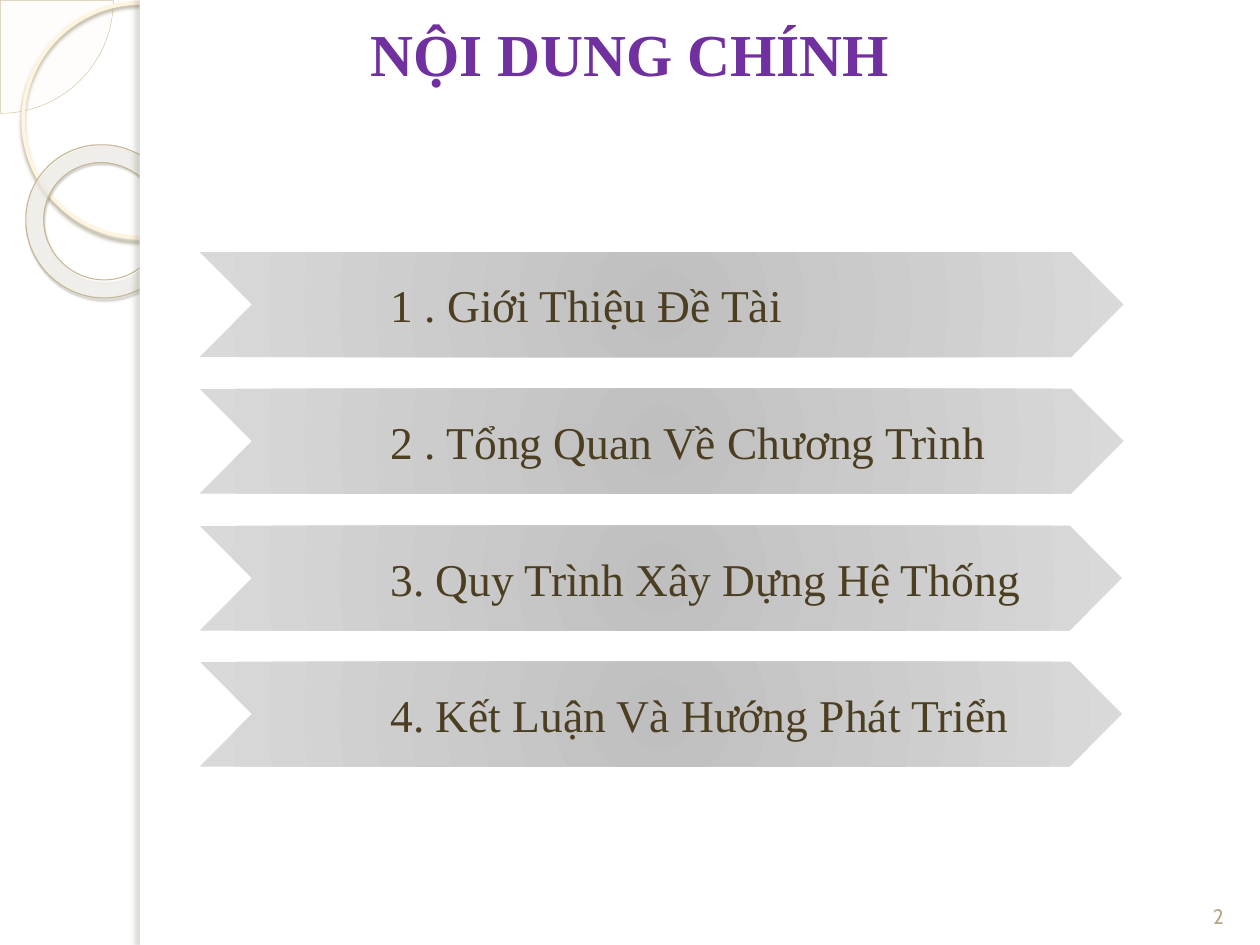
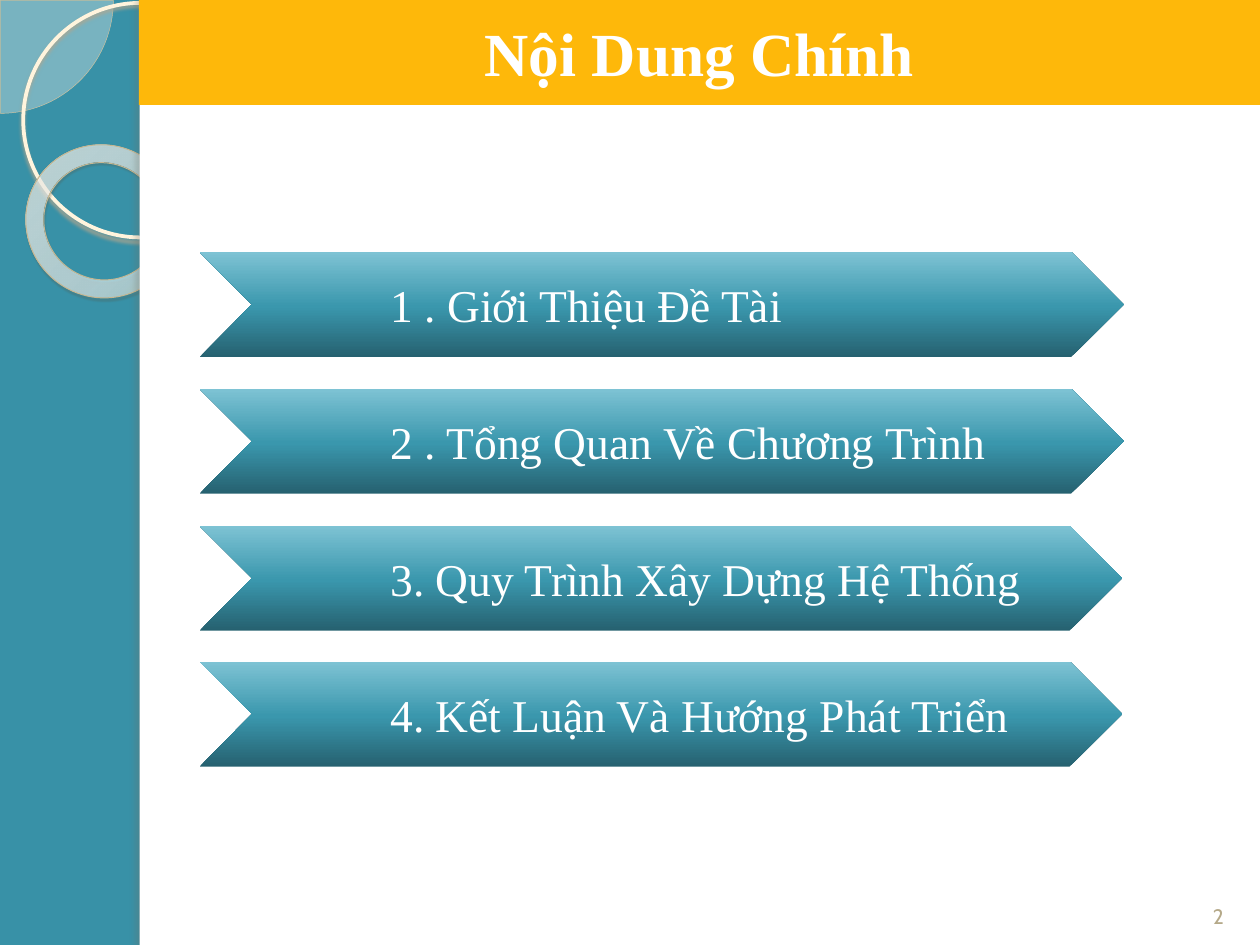
Before and after one commit to chiendv1992/webbanhang, a slide deck: slide 2 of bc/slide bv.pptx. Drawn at 1260x945 pixels with LibreOffice and Linux fonts; fonts in the diff are those of the drawing; background and template pictures are left out. Boxes give left, top, right and bottom in pixels: in the first picture for what was removed or moved away, otherwise in the second. Text is boxed around its words. In the diff, an @@ line names an element or a change of style, - is before the commit and + after.

```diff
--- a/bc/slide bv.pptx
+++ b/bc/slide bv.pptx
@@ background picture (left out) to #3891A7 @@
@@ title "Nội Dung Chính": place and size @@
-title "Nội Dung Chính" at box(371, 29, 889, 87)
+title "Nội Dung Chính" at box(139, 0, 1260, 105)
@@ title "Nội Dung Chính" at box(139, 0, 1260, 105): fill none to #FEB80A @@
@@ title at box(485, 32, 913, 88): text changed; size 34 to 35 pt; text colour #7030A0 to #FFFFFF @@
-NỘI DUNG CHÍNH
+Nội Dung Chính
@@ text colour #4B3E21 to #FFFFFF; fill gradient #BFBFBF to #D9D9D9 to gradient #266170 to #3A97AD to #7EC3D4 in 4 elements at box(199, 252, 1123, 357), box(199, 388, 1123, 493), box(199, 525, 1121, 630), box(199, 662, 1121, 766) @@
```
Also in this commit, not shown: 12 other slides changed, 5 slides added, 21 other files.
